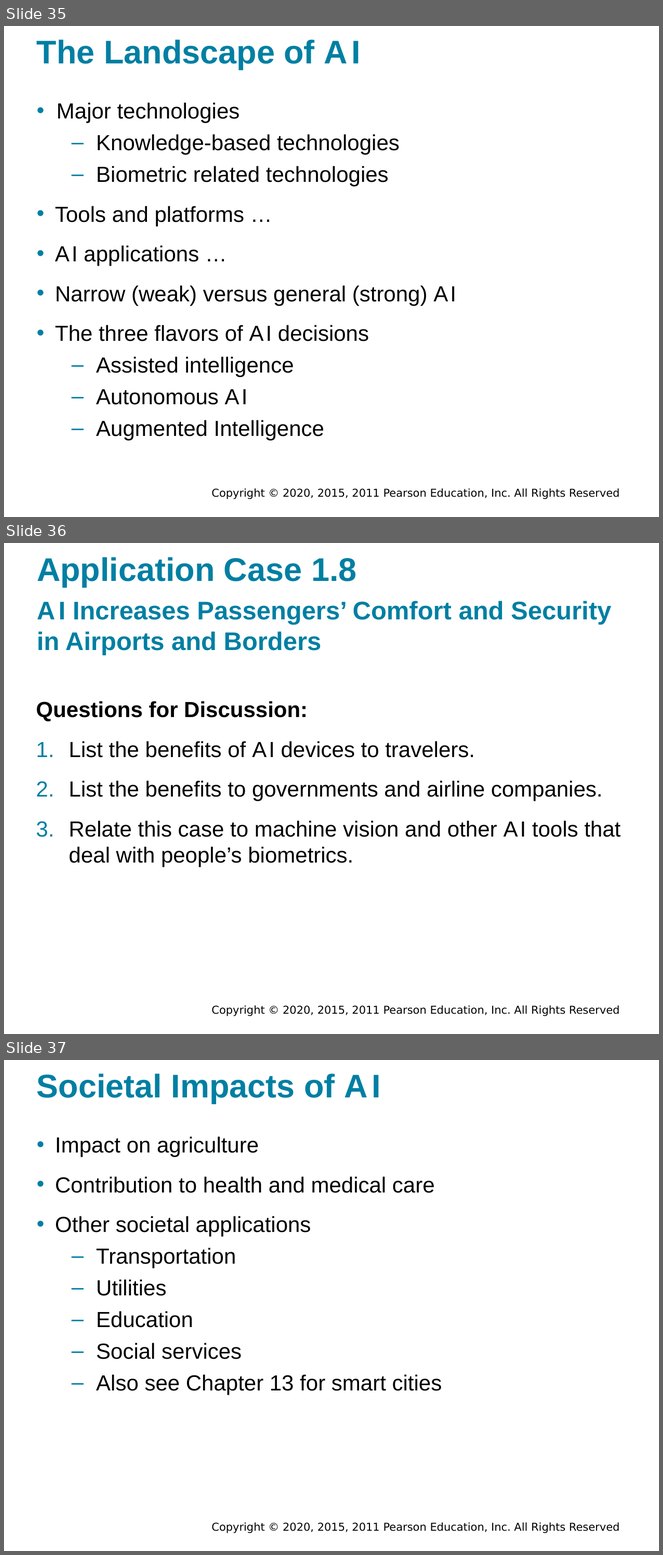
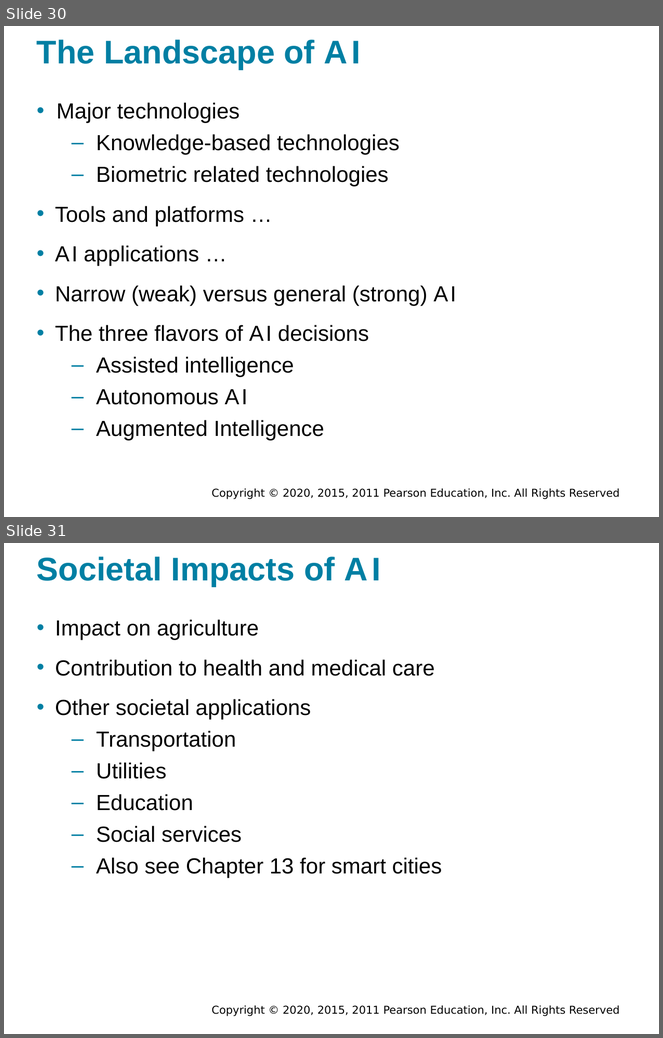
Before and after one commit to walkman617/DS2021, a slide deck: Slides/Sharda_11e_full_accessible_ppt_01.pptx. Shown one above the other, each under a label of ours: slides 35, 36 and 37 before the commit, slides 30 and 31 after it. The pictures are 663x1555 and 663x1038 pixels, drawn with LibreOffice and Linux fonts; fonts in the diff are those of the drawing; background and template pictures are left out. Boxes give left, top, right and bottom in pixels: in the first picture for what was removed or moved away, otherwise in the second. Text is boxed around its words. In the diff, an @@ line names an element or a change of style, - is before the commit and + after.

```diff
--- a/Slides/Sharda_11e_full_accessible_ppt_01.pptx
+++ b/Slides/Sharda_11e_full_accessible_ppt_01.pptx
@@ slide 36 removed at (4,543,659,1034), background #FFFFFF; not listed: 1 template element that a slide beside it also shows @@
@@ title removed at (37,557,357,587) @@
-Application Case 1.8
@@ text removed at (37,601,611,655) @@
-A I Increases Passengers’ Comfort and Security in Airports and Borders
@@ text removed at (36,701,621,867) @@
-Questions for Discussion:
-1. List the benefits of A I devices to travelers.
-2. List the benefits to governments and airline companies.
-3. Relate this case to machine vision and other A I tools that deal with people’s biometrics.
@@ what was slide 35 is now slide 30 @@
@@ what was slide 37 is now slide 31 @@
```
Also in this commit, not shown: 5 other slides removed.
